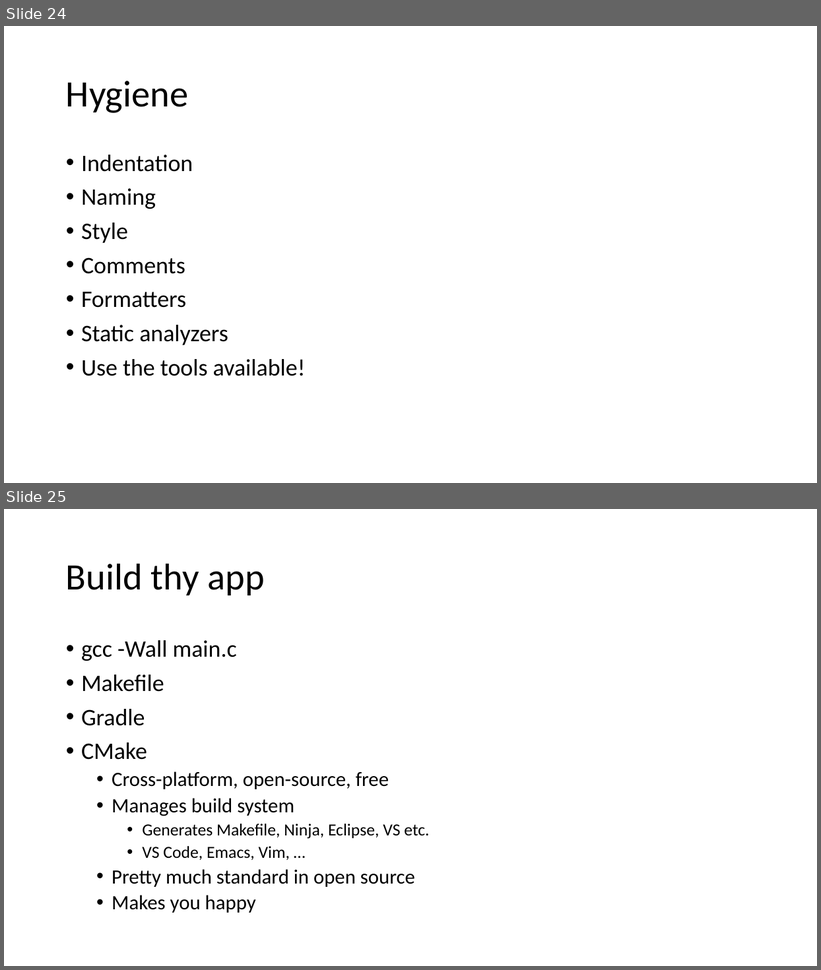
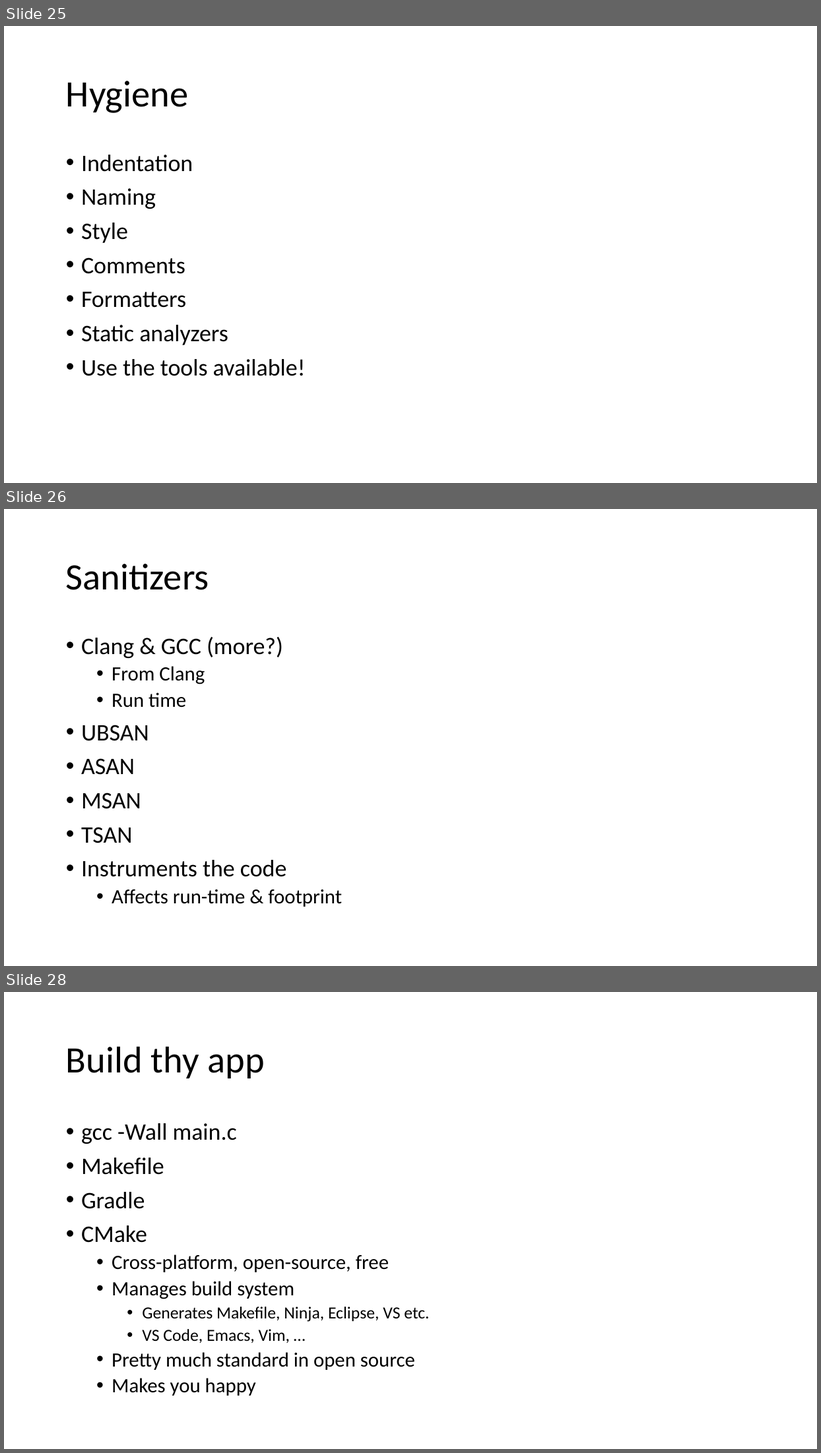
Before and after one commit to joelbygger/c_talk, a slide deck: presentation.pptx. Shown one above the other, each under a label of ours: slides 24 and 25 before the commit, slides 25, 26 and 28 after it; the slides between them are not shown. The pictures are 821x970 and 821x1453 pixels, drawn with LibreOffice and Linux fonts; fonts in the diff are those of the drawing. Boxes give left, top, right and bottom in pixels: in the first picture for what was removed or moved away, otherwise in the second. Text is boxed around its words. In the diff, an @@ line names an element or a change of style, - is before the commit and + after.

```diff
--- a/presentation.pptx
+++ b/presentation.pptx
@@ slide 26 added at box(4, 509, 817, 966), background #FFFFFF @@
@@ title added at box(66, 564, 209, 590), 44 pt, text #000000 @@
+Sanitizers
@@ text added at box(81, 637, 342, 907), 28 pt, text #000000 @@
+• Clang & GCC (more?)
+  • From Clang
+  • Run time
+• UBSAN
+• ASAN
+• MSAN
+• TSAN
+• Instruments the code
+  • Affects run-time & footprint
@@ what was slide 24 is now slide 25 @@
@@ what was slide 25 is now slide 28 @@
```
Also in this commit, not shown: 6 slides changed, 2 other slides added, 5 other files.
